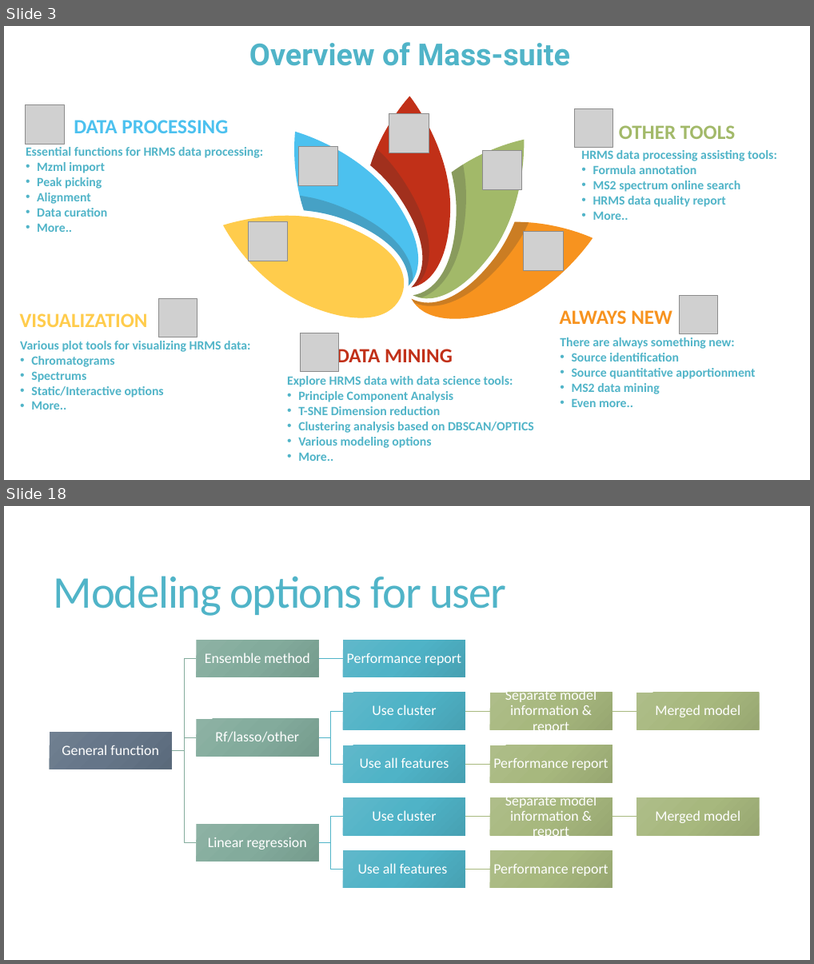
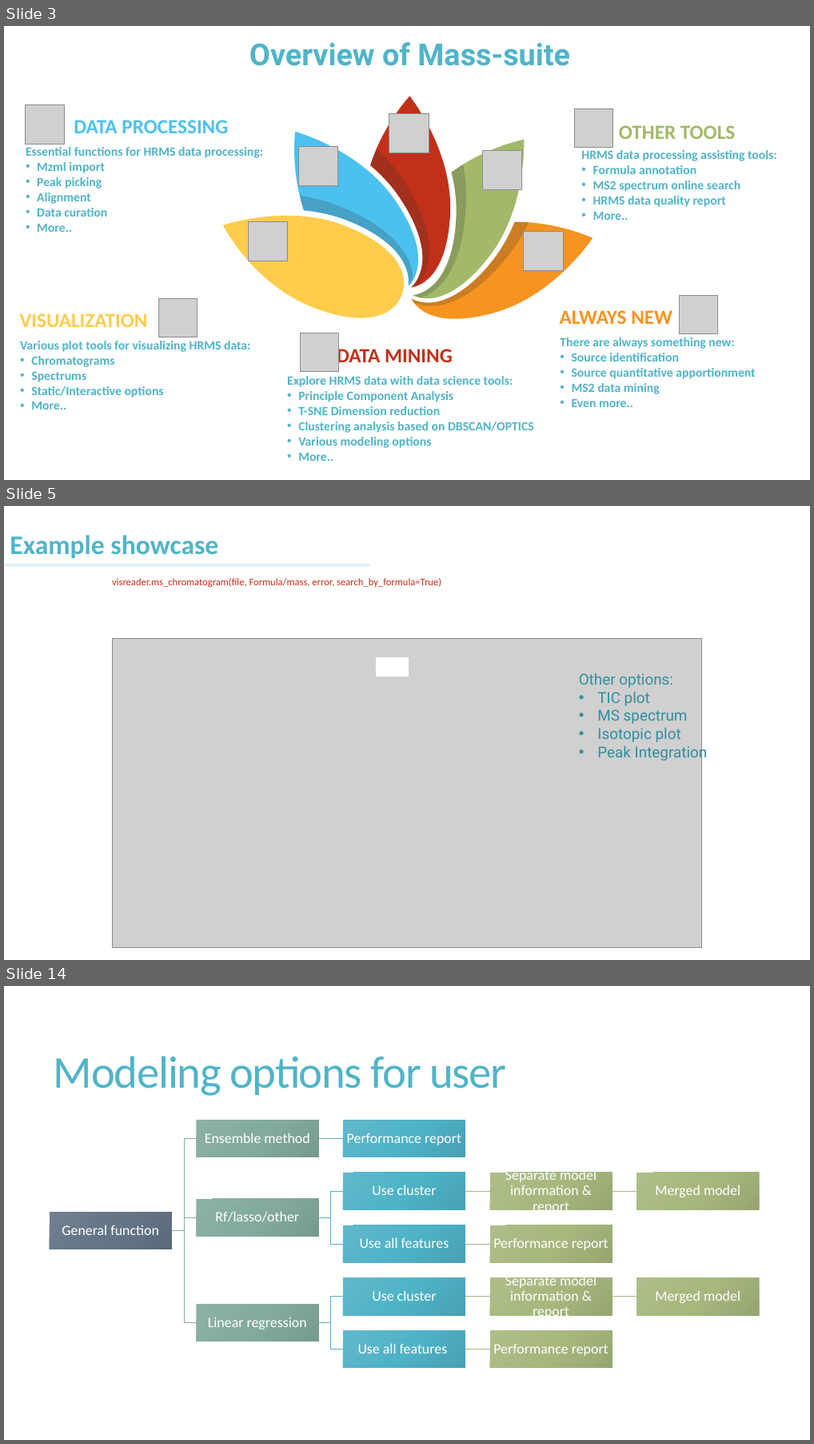
Before and after one commit to XiminHu/mass-suite, a slide deck: doc/20210326 ACS presentation.pptx. Shown one above the other, each under a label of ours: slides 3 and 18 before the commit, slides 3, 5 and 14 after it; the slides between them are not shown. The pictures are 814x964 and 814x1444 pixels, drawn with LibreOffice and Linux fonts; fonts in the diff are those of the drawing; grey boxes stand for pictures. Boxes give left, top, right and bottom in pixels: in the first picture for what was removed or moved away, otherwise in the second. Text is boxed around its words. In the diff, an @@ line names an element or a change of style, - is before the commit and + after.

```diff
--- a/doc/20210326 ACS presentation.pptx
+++ b/doc/20210326 ACS presentation.pptx
@@ slide 5 added at box(4, 506, 810, 960), background #FFFFFF @@
@@ text added at box(10, 535, 218, 559), 32 pt, text #50B4C8, bold @@
+Example showcase
@@ rectangle added at box(5, 564, 370, 567), fill #DCF0F4 @@
@@ text added at box(112, 578, 442, 587), 12 pt, text #C13018 @@
+visreader.ms_chromatogram(file, Formula/mass, error, search_by_formula=True)
@@ picture added at box(112, 638, 702, 948) @@
@@ rectangle added at box(377, 657, 409, 676), fill #FFFFFF, outline #FFFFFF 1 pt @@
@@ text added at box(579, 673, 708, 761), 18 pt, text #328EA0 @@
+Other options:
+• TIC plot
+• MS spectrum
+• Isotopic plot
+• Peak Integration
@@ what was slide 18 is now slide 14 @@
```
Also in this commit, not shown: 8 slides changed, 10 other slides added, 18 slides removed, 9 other files.
